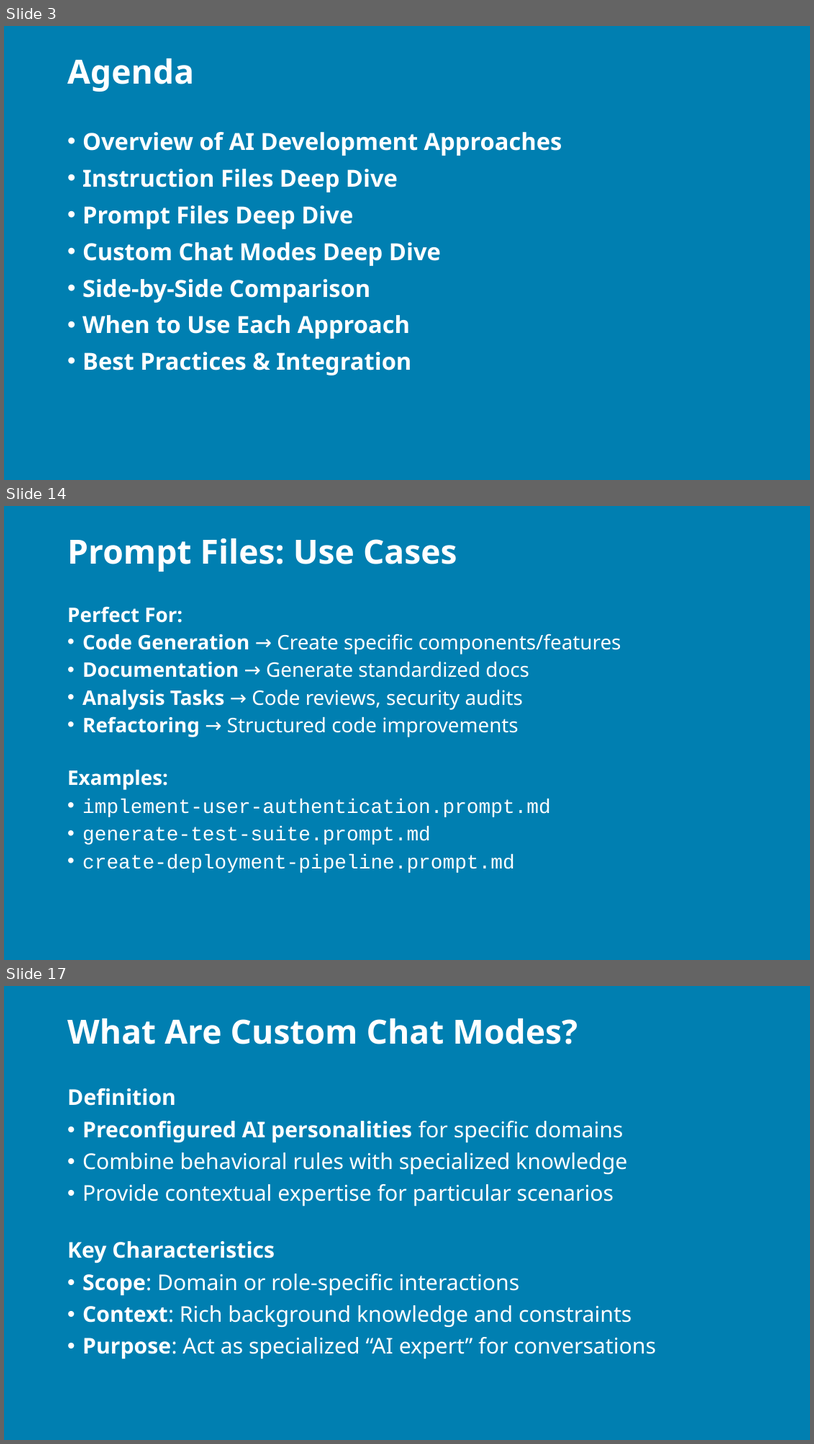
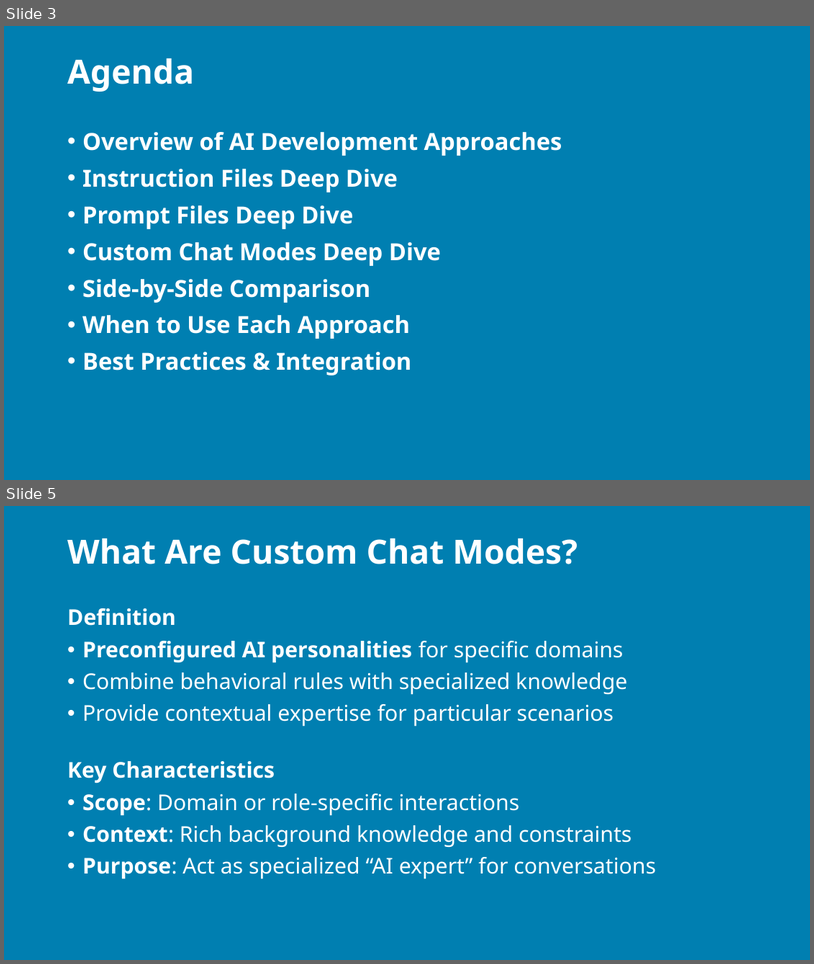
Before and after one commit to j0hnnymiller/AI-Assisted-Software-Development, a slide deck: Slides/individual-slides/AI-Development-Approaches-Comparison.pptx. Shown one above the other, each under a label of ours: slides 3, 14 and 17 before the commit, slides 3 and 5 after it; the slides between them are not shown. The pictures are 814x1444 and 814x964 pixels, drawn with LibreOffice and Linux fonts; fonts in the diff are those of the drawing; background and template pictures are left out. Boxes give left, top, right and bottom in pixels: in the first picture for what was removed or moved away, otherwise in the second. Text is boxed around its words. In the diff, an @@ line names an element or a change of style, - is before the commit and + after.

```diff
--- a/Slides/individual-slides/AI-Development-Approaches-Comparison.pptx
+++ b/Slides/individual-slides/AI-Development-Approaches-Comparison.pptx
@@ slide 14 removed at [4, 506, 810, 960], background picture (left out) @@
@@ title removed at [67, 538, 458, 572] @@
-Prompt Files: Use Cases
@@ text removed at [67, 606, 622, 872] @@
-Perfect For:
-• Code Generation → Create specific components/features
-• Documentation → Generate standardized docs
-• Analysis Tasks → Code reviews, security audits
-• Refactoring → Structured code improvements
-Examples:
-• implement-user-authentication.prompt.md
-• generate-test-suite.prompt.md
-• create-deployment-pipeline.prompt.md
@@ what was slide 17 is now slide 5 @@
```
Also in this commit, not shown: 2 slides changed, 20 other slides removed, 32 other files.
